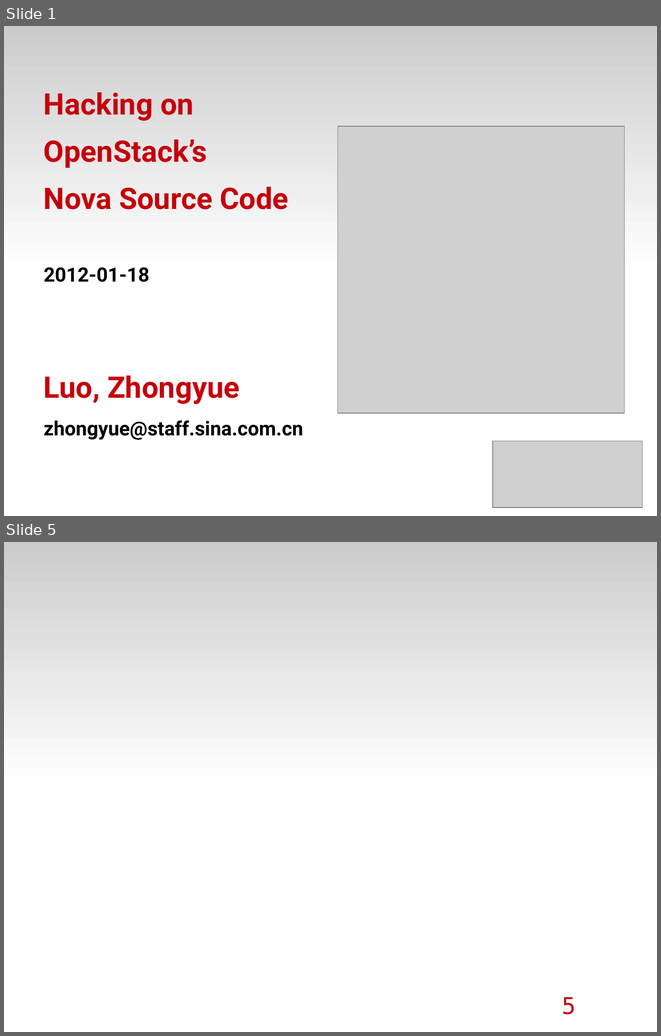
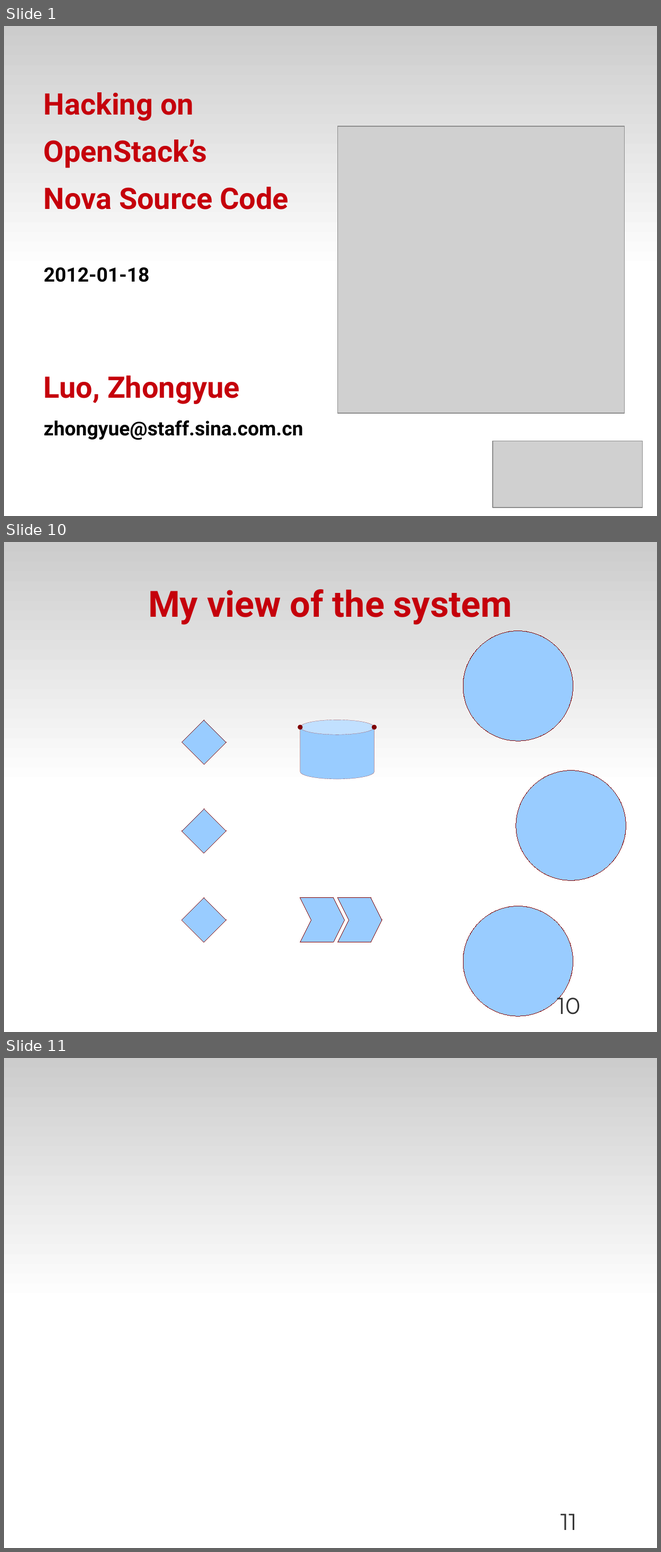
Before and after one commit to zyluo/talk-COSUG-2012, a slide deck: COSUG-2012.odp. Shown one above the other, each under a label of ours: slides 1 and 5 before the commit, slides 1, 10 and 11 after it; the slides between them are not shown. The pictures are 661x1036 and 661x1552 pixels, drawn with LibreOffice and Linux fonts; fonts in the diff are those of the drawing; grey boxes stand for pictures; background and template pictures are left out. Boxes give left, top, right and bottom in pixels: in the first picture for what was removed or moved away, otherwise in the second. Text is boxed around its words. In the diff, an @@ line names an element or a change of style, - is before the commit and + after.

```diff
--- a/COSUG-2012.odp
+++ b/COSUG-2012.odp
@@ slide 10 added at [4,542,657,1032], background #FFFFFF; not listed: 1 template element that a slide beside it also shows @@
@@ title added at [148,589,512,625], 44 pt, text #C5000B, bold @@
+My view of the system
@@ ellipse added at [463,631,573,741], fill #99CCFF, outline #800000 0 pt @@
@@ diamond added at [182,720,226,764], fill #99CCFF, outline #800000 0 pt @@
@@ cylinder added at [300,720,374,779], fill #99CCFF, outline #800000 0 pt @@
@@ ellipse added at [516,770,626,880], fill #99CCFF, outline #800000 0 pt @@
@@ diamond added at [182,809,226,853], fill #99CCFF, outline #800000 0 pt @@
@@ diamond added at [182,898,226,942], fill #99CCFF, outline #800000 0 pt @@
@@ freeform shape added at [300,898,345,942], fill #99CCFF, outline #800000 0 pt @@
@@ freeform shape added at [337,898,382,942], fill #99CCFF, outline #800000 0 pt @@
@@ ellipse added at [463,906,573,1016], fill #99CCFF, outline #800000 0 pt @@
@@ page number added at [557,992,580,1014], 28 pt, text #333333 @@
+10
@@ what was slide 5 is now slide 11 @@
@@ page number at [560,1513,577,1530]: text changed; font DejaVu Sans Mono to Montserrat; text colour #C5000B to #333333 @@
-5
+11
```
Also in this commit, not shown: 2 slides changed, 8 other slides added, 6 slides removed.
